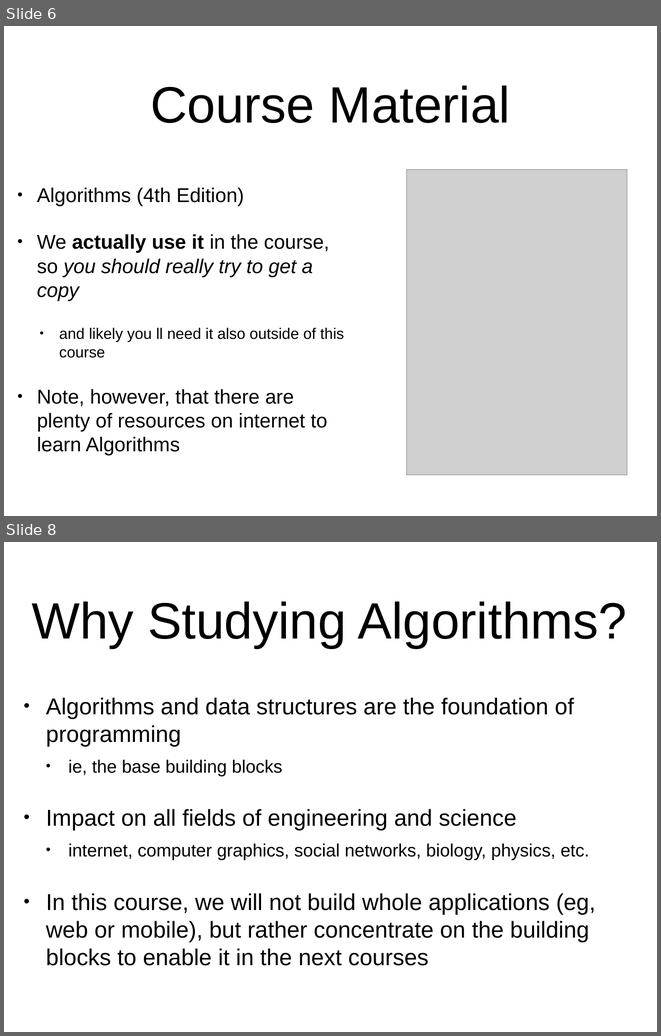
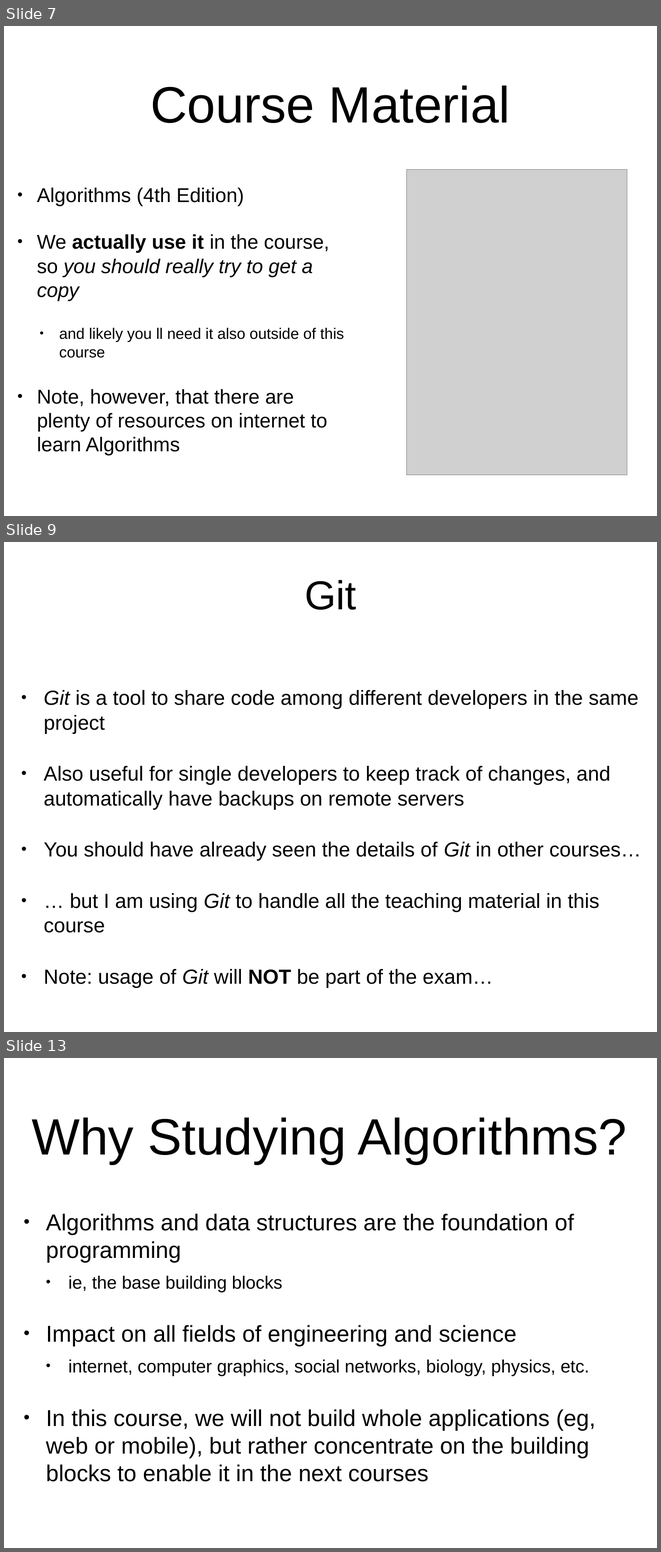
Before and after one commit to arcuri82/algorithms, a slide deck: docs/slides/01/01_intro.pptx. Shown one above the other, each under a label of ours: slides 6 and 8 before the commit, slides 7, 9 and 13 after it; the slides between them are not shown. The pictures are 661x1036 and 661x1552 pixels, drawn with LibreOffice and Linux fonts; fonts in the diff are those of the drawing; grey boxes stand for pictures. Boxes give left, top, right and bottom in pixels: in the first picture for what was removed or moved away, otherwise in the second. Text is boxed around its words. In the diff, an @@ line names an element or a change of style, - is before the commit and + after.

```diff
--- a/docs/slides/01/01_intro.pptx
+++ b/docs/slides/01/01_intro.pptx
@@ slide 9 added at bbox=[4, 542, 657, 1032], background #FFFFFF @@
@@ title added at bbox=[305, 580, 356, 610], 63.4 pt, text #000000 @@
+Git
@@ text added at bbox=[44, 690, 641, 988], 32 pt, text #000000 @@
+• Git is a tool to share code among different developers in the same project
+• Also useful for single developers to keep track of changes, and automatically have backups on remote servers
+• You should have already seen the details of Git in other courses…
+• … but I am using Git to handle all the teaching material in this course
+• Note: usage of Git will NOT be part of the exam…
@@ what was slide 6 is now slide 7 @@
@@ what was slide 8 is now slide 13 @@
```
Also in this commit, not shown: 7 slides changed, 8 other slides added, 2 other files.
